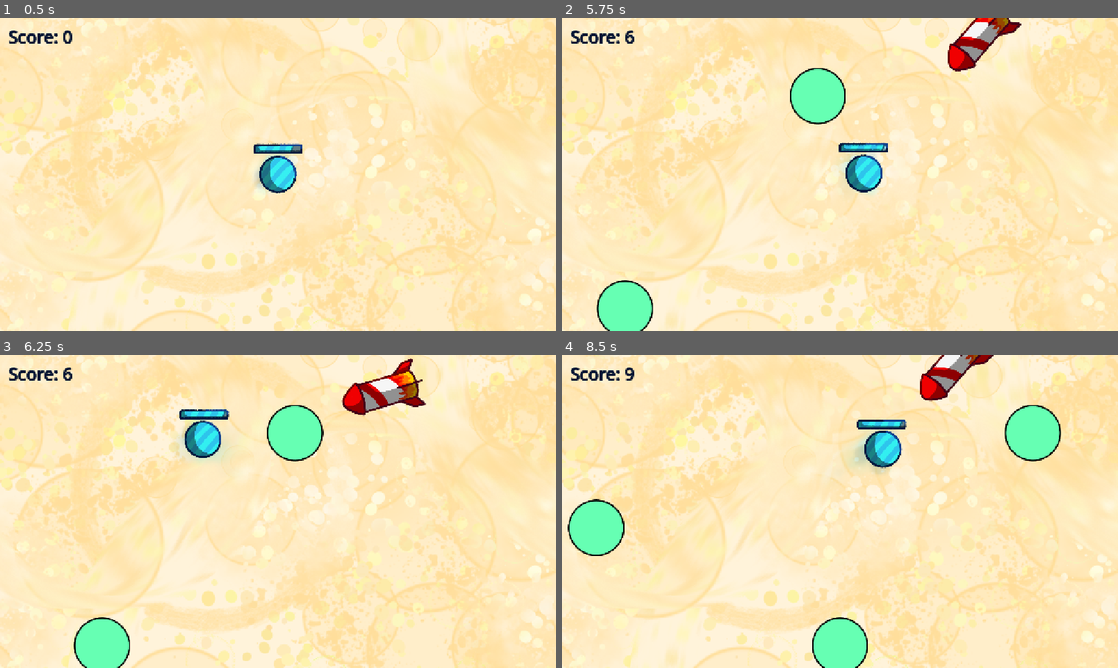
Above: before the commit, frames 1-4 (two rows, left to right).
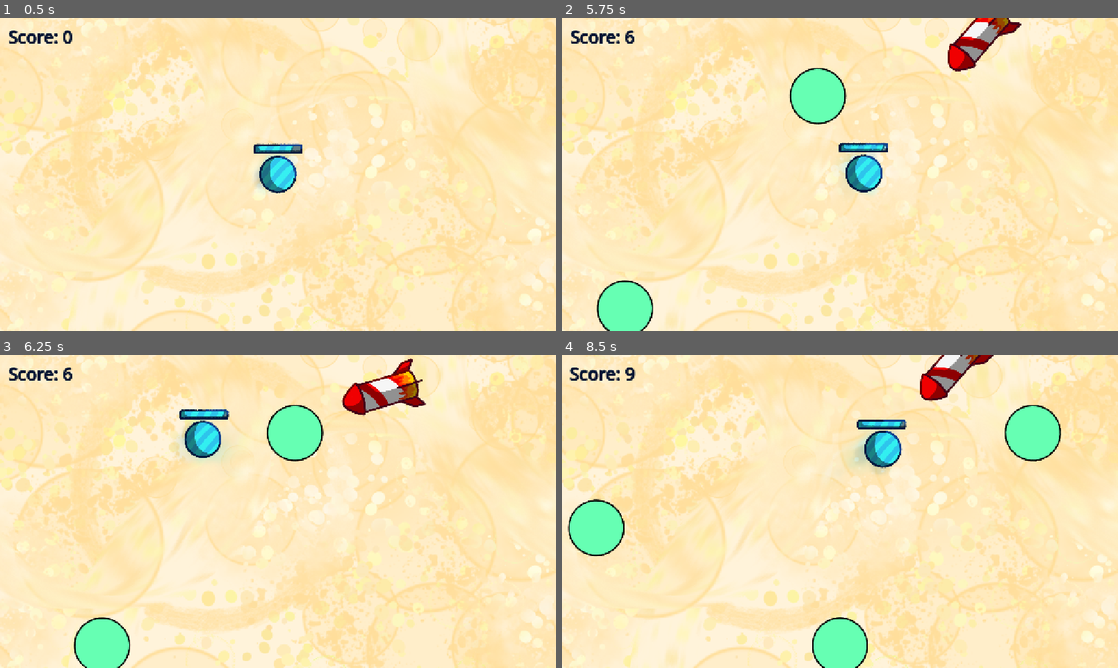
Above: after the commit, the same moments.

Repository: onebobtwobobredbobbluebob/dot-dodge-game
Game: Godot game, scene res://main/main.tscn
Same seed, same stepped clock (60 frames per second), same inputs: the game is played once before the commit and once after it.
Inputs (mouse positions are in pixels of both pictures, inside the frame that each line leads up to):
- Up to frame 1 (0.5 s): no input
- Up to frame 2 (5.75 s): tap Enter at 0.5 s; move the mouse to (962, 158) at 0.52 s; hold Right 0.53-1.28 s; tap Alt every 1.5 s from 0.6 to 5.1 s; click (962, 158) at 0.67 s; move the mouse to (728, 190) at 1.27 s; hold Down 1.28-2.03 s; tap Shift at 1.35, 2.85, 4.35 s; move the mouse to (895, 105) at 2.02 s; hold Right 2.03-2.78 s; move the mouse to (812, 237) at 2.77 s; hold Up 2.78-3.53 s; click (812, 237) at 2.92 s; move the mouse to (1006, 221) at 3.52 s; hold Left 3.53-5.03 s; move the mouse to (673, 127) at 4.27 s; move the mouse to (867, 174) at 5.02 s; hold Down from 5.03 s (still down); click (867, 174) at 5.17 s
- Up to frame 3 (6.25 s): move the mouse to (194, 433) at 5.77 s; release Down at 5.78 s; hold Right from 5.78 s (still down); tap Shift at 5.85 s
- Up to frame 4 (8.5 s): move the mouse to (962, 495) at 6.52 s; release Right at 6.53 s; hold Up 6.53-7.28 s; tap Alt at 6.6, 8.1 s; move the mouse to (728, 527) at 7.27 s; hold Right 7.28-8.03 s; tap Shift at 7.35 s; click (728, 527) at 7.42 s; move the mouse to (895, 442) at 8.02 s; hold Down from 8.03 s (still down)

Frame 1 is identical in both runs. In frame 2, less than 0.1% of the frame differs, in the area x 6-59%, y 6-100%; in frame 3, less than 0.1%; in frame 4, 0.2%, in the area x 1-90%, y 4-65%.

Commit message:
subtle score animation

Diff:
--- a/enemies/saw.gd
+++ b/enemies/saw.gd
@@ -4,7 +4,7 @@
 const EXPLOSION = preload("uid://brk38ev5nd2cg")
 var mode: bool = randf_range(0, 2) > 1
 var speed: float = 3
-var angular_vel: float = 0
+var angular_vel: float = 3
 var damage_cooldown: float = 0
 func _ready() -> void:
 	if mode:
@@ -36,6 +36,7 @@
 			GameState.camera.shake += 3
 			damage_cooldown = 0.1
 	damage_cooldown -= delta
+	rotation_degrees += angular_vel
 
 func delete():
 	var explosion = EXPLOSION.instantiate()
--- a/ui/health.gd
+++ b/ui/health.gd
@@ -12,5 +12,5 @@
 	else:
 		x = (GameState.player.health / GameState.player.max_health) * 230 + -233
 	$Sprite2D3/HealthInsides.position.x += (x - $Sprite2D3/HealthInsides.position.x) * 0.05
-	if abs(x - $Sprite2D3/HealthInsides.position.x) < 0.6:
+	if abs(x - $Sprite2D3/HealthInsides.position.x) < 0.8:
 		$Sprite2D3/HealthFlashEffect.position.x += ($Sprite2D3/HealthInsides.position.x - $Sprite2D3/HealthFlashEffect.position.x) * 0.1
--- a/world/label.gd
+++ b/world/label.gd
@@ -1,4 +1,15 @@
 extends Label
 
+var score: int = 0
+var old_score: int = 0
+var target_scale: float = 1
+
 func _process(delta: float) -> void:
-	text = "Score: " + str(int(round(GameState.timer)))
+	score = int(round(GameState.timer))
+	text = "Score: " + str(score)
+	if not old_score == score:
+		target_scale = 1.1
+	else:
+		target_scale = 1
+	scale = lerp(scale, Vector2(target_scale, target_scale), 1 - pow(0.0000005, delta))
+	old_score = score
--- a/world/world.tscn
+++ b/world/world.tscn
@@ -33,8 +33,9 @@
 modulate = Color(0, 0.078431375, 0.20392157, 1)
 offset_left = -621.0
 offset_top = -344.0
-offset_right = -181.0
-offset_bottom = -163.0
+offset_right = -466.0
+offset_bottom = -290.0
+pivot_offset_ratio = Vector2(0.5, 0.5)
 theme_override_colors/font_shadow_color = Color(0.16470589, 0.79607844, 0.8, 1)
 theme_override_font_sizes/font_size = 39
 text = "Score: 0"
